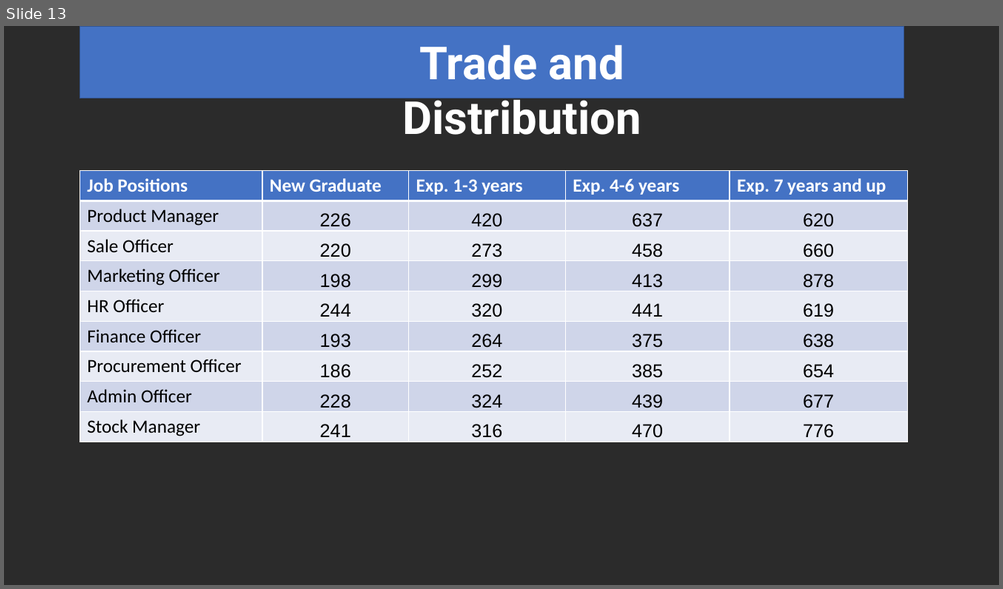
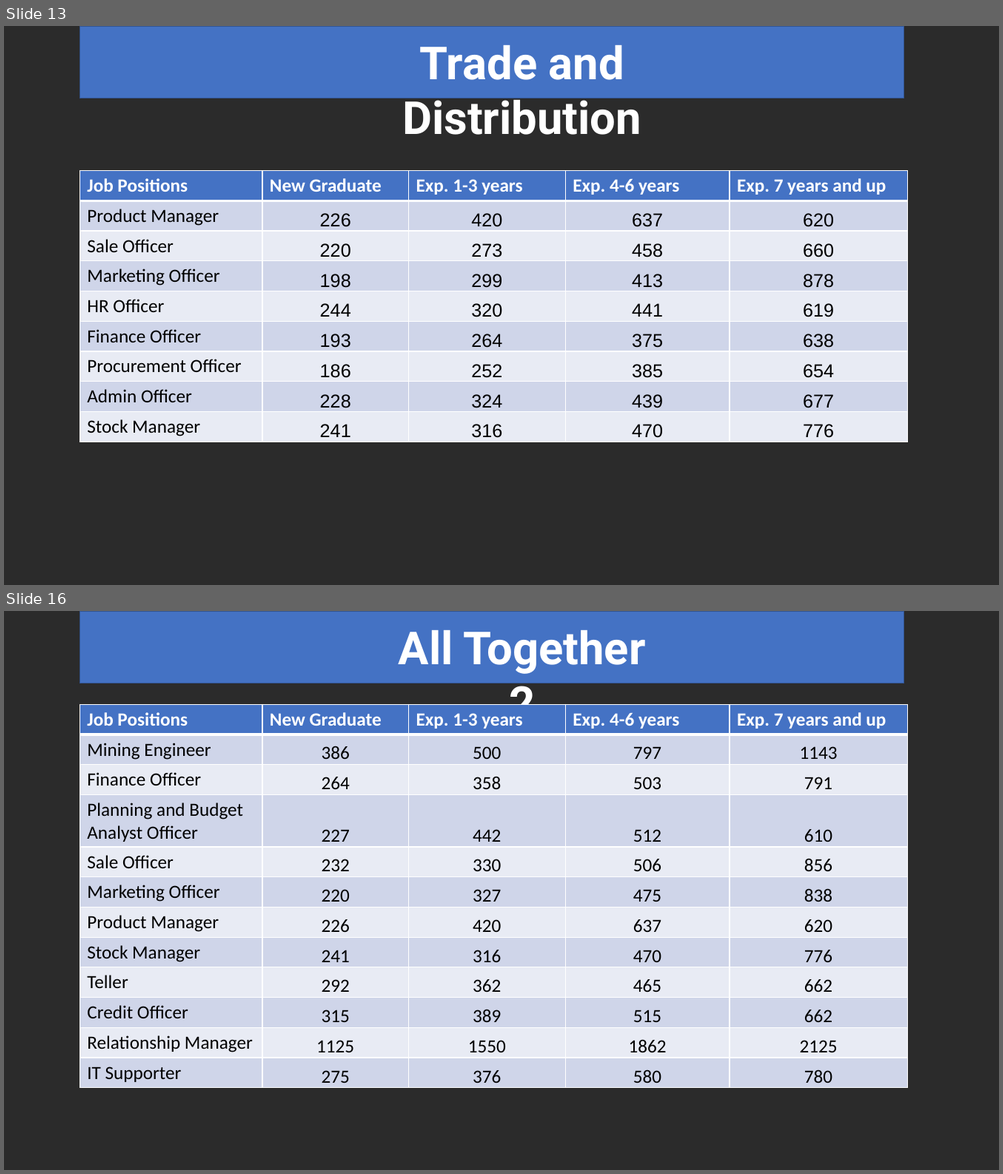
Before and after one commit to Phoud/108salarysurvey2, a slide deck: Presentation/Presentation.pptx. Shown one above the other, each under a label of ours: slide 13 before the commit, slides 13 and 16 after it; the slides between them are not shown. The pictures are 1003x589 and 1003x1174 pixels, drawn with LibreOffice and Linux fonts; fonts in the diff are those of the drawing; background and template pictures are left out; a plain dark background stands for a picture behind light text. Boxes give left, top, right and bottom in pixels: in the first picture for what was removed or moved away, otherwise in the second. Text is boxed around its words. In the diff, an @@ line names an element or a change of style, - is before the commit and + after.

```diff
--- a/Presentation/Presentation.pptx
+++ b/Presentation/Presentation.pptx
@@ slide 16 added at [4, 611, 999, 1170], background picture (left out) @@
@@ rectangle added at [80, 611, 905, 684], fill #4472C4, outline #325491 1 pt @@
@@ text added at [398, 630, 645, 726], 44 pt, text #FFFFFF, bold @@
+All Together 2
@@ table added at [80, 704, 908, 1088], 12 rows, 5 columns @@
+Job Positions | New Graduate | Exp. 1-3 years | Exp. 4-6 years | Exp. 7 years and up
+Mining Engineer | 386 | 500 | 797 | 1143
+Finance Officer | 264 | 358 | 503 | 791
+Planning and Budget Analyst Officer | 227 | 442 | 512 | 610
+Sale Officer | 232 | 330 | 506 | 856
+Marketing Officer | 220 | 327 | 475 | 838
+Product Manager | 226 | 420 | 637 | 620
+Stock Manager | 241 | 316 | 470 | 776
+Teller | 292 | 362 | 465 | 662
+Credit Officer | 315 | 389 | 515 | 662
+Relationship Manager | 1125 | 1550 | 1862 | 2125
+IT Supporter | 275 | 376 | 580 | 780
```
Also in this commit, not shown: 1 slide changed, 3 other slides added, 2 other files.
